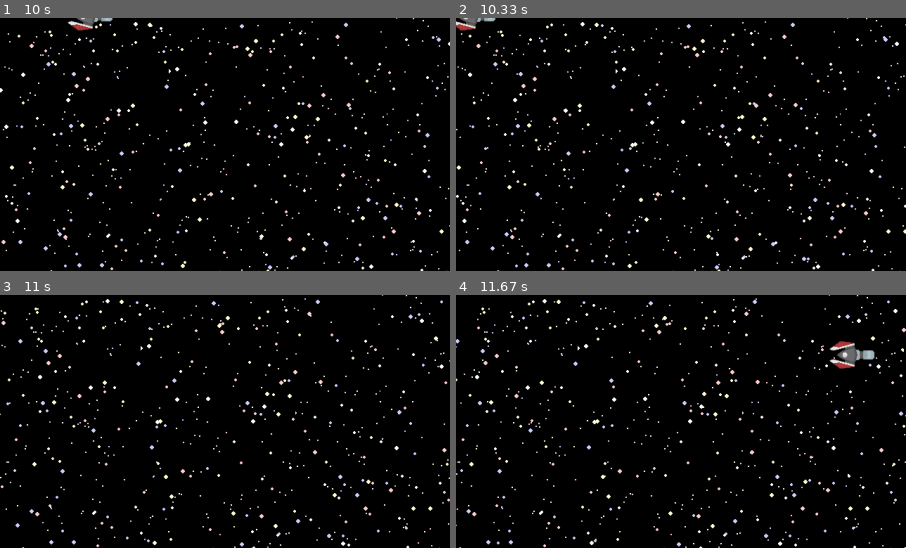
Above: before the commit, frames 1-4 (two rows, left to right).
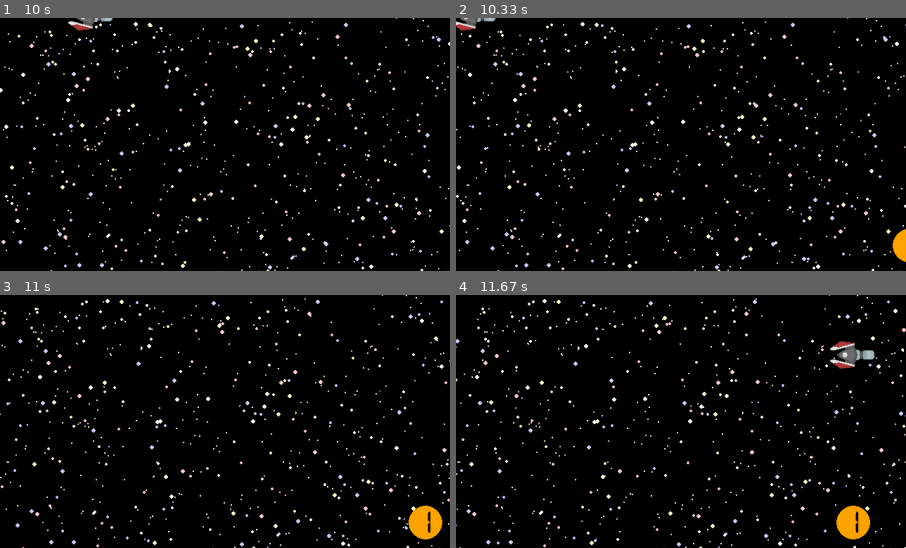
Above: after the commit, the same moments.

Repository: cacilhas/pygame-shooter-tutorial
Game: pygame game, started from main.py
The game is run twice, just before and just after one commit, with the same random seed, the same clock (stepped at 60 frames per second) and the same inputs.
Inputs:
- Up to frame 1 (10 s): no input
- Up to frame 2 (10.33 s): no input
- Up to frame 3 (11 s): no input
- Up to frame 4 (11.67 s): no input
The pictures show only the part of the screen within x 50-100%, y 43-93%; the shares and areas given below are measured in that part.

Frame 1 is identical in both runs. In frame 2, 0.3% of the frame differs, in the area x 96-100%, y 83-97%; in frame 3, 0.8%, in the area x 90-99%, y 83-97%; in frame 4, 0.8%.

Commit message:
spawn power

Diff:
--- a/app.py
+++ b/app.py
@@ -13,7 +13,7 @@
 from player import Player
 from score import Score
 from sounds import AudioBag
-from spawner import Spawner
+from spawner import FoeSpawner, PowerUpSpawner
 from stars import StarsBackground
 
 
@@ -42,7 +42,8 @@
         """
         self.actors.extend((
             StarsBackground(),
-            Spawner(),
+            FoeSpawner(),
+            PowerUpSpawner(),
             FpsDisplay(),
             Score(self),
             Player(),
--- /dev/null
+++ b/powerup.py
@@ -0,0 +1,76 @@
+from math import isinf
+from random import random
+
+from pygame import Surface
+import pygame
+from pygame.font import Font
+from action import Action, Collider
+from consts import RESOLUTION
+from player import Player
+from sounds import AudioBag
+
+
+class PowerUp(Collider):
+
+    facets: list[Surface] = []
+
+    @classmethod
+    def load_assets(cls) -> None:
+        font = Font('assets/digital-7.ttf', 48)
+        for i in range(3):
+            facet = Surface((48, 48), pygame.SRCALPHA)
+            pygame.draw.circle(facet, colors[i][0], (24, 24), 24)
+            text = font.render(str(i), True, colors[i][1])
+            facet.blit(text, (text.get_width()/2, 4))
+            cls.facets.append(facet)
+
+    def __init__(self, y: float, speed: float) -> None:
+        if not self.facets:
+            self.load_assets()
+
+        power = 0
+        if random() < 0.25:
+            power = 1
+            if random() < 0.25:
+                power = 2
+
+        self.facet = self.facets[power]
+        self.power = power
+
+        self.x = RESOLUTION[0] + self.facet.get_width() / 2
+        self.y = y
+        self.speed = speed
+
+    @property
+    def xy(self) -> tuple[float, float]:
+        return (self.x, self.y)
+
+    async def update(self, delta: float) -> Action | None:
+        self.x -= self.speed * delta
+        if self.x < -self.facet.get_width():
+            return Action.remove(self)
+
+    async def draw(self, surface: Surface) -> None:
+        return self.blit(dest=surface, src=self.facet)
+
+    async def on_collision(self, other: Collider) -> Action | None:
+        if isinstance(other, Player):
+            if other.power < self.power:
+                AudioBag.power_up.play()
+            elif other.power > self.power:
+                AudioBag.power_down.play()
+            else:
+                AudioBag.catch.play()
+
+            other.power = self.power
+            return Action.set(
+                Action.remove(self),
+                Action.incr_score(20 + self.power * 10),
+            )
+
+
+colors = [
+    ('black', 'white'),
+    ('orange', 'black'),
+    ('red', 'black'),
+]
--- a/sounds.py
+++ b/sounds.py
@@ -16,3 +16,6 @@
             Sound('assets/explosion1.wav'),
             Sound('assets/explosion2.wav'),
         ]
+        cls.catch = Sound('assets/catch.wav')
+        cls.power_up = Sound('assets/power-up.wav')
+        cls.power_down = Sound('assets/power-down.wav')
--- a/spawner.py
+++ b/spawner.py
@@ -2,9 +2,10 @@
 from action import Action, Actor
 from consts import RESOLUTION
 from foe import Foe
+from powerup import PowerUp
 
 
-class Spawner(Actor):
+class FoeSpawner(Actor):
 
     def __init__(self) -> None:
         self.wait_time: float = 0.0
@@ -20,3 +21,20 @@
             y = randint(10, RESOLUTION[1] - 10)
             speed = 200 + random() * 200
             return Action.register(Foe(y, speed))
+
+
+class PowerUpSpawner(Actor):
+
+    def __init__(self) -> None:
+        self.min_wait_time: float = 10.0
+        self.max_wait_time: float = 20.0
+        self.wait_time: float = self.min_wait_time
+
+    async def update(self, delta: float) -> Action | None:
+        self.wait_time -= delta
+        self.wait_time = max(0.0, self.wait_time)
+        if self.wait_time == 0:
+            self.wait_time = self.min_wait_time + random() * (self.max_wait_time - self.max_wait_time)
+            y = randint(24, RESOLUTION[1] - 24)
+            speed = 50 + random() * 50
+            return Action.register(PowerUp(y, speed))
Not shown, added: assets/catch.wav
Not shown, added: assets/power-down.wav
Not shown, added: assets/power-up.wav
